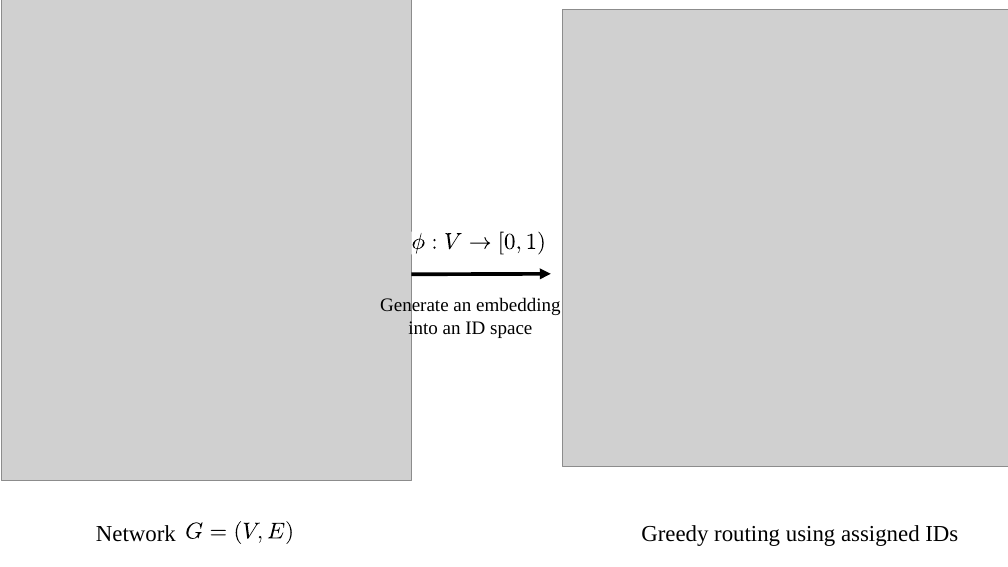
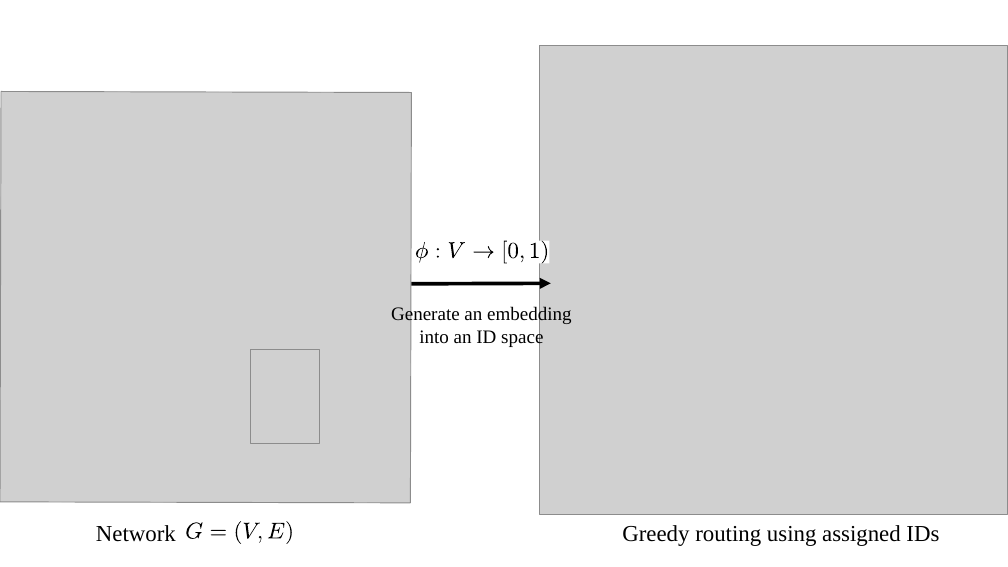
Before and after one commit to akiratk0355/navigable-network-analysis, a slide deck: slide 1 of fig/greedy_embedding_overview.odp. Drawn at 1008x567 pixels with LibreOffice and Linux fonts; fonts in the diff are those of the drawing; grey boxes stand for pictures. Boxes give left, top, right and bottom in pixels: in the first picture for what was removed or moved away, otherwise in the second. Text is boxed around its words. In the diff, an @@ line names an element or a change of style, - is before the commit and + after.

```diff
--- a/fig/greedy_embedding_overview.odp
+++ b/fig/greedy_embedding_overview.odp
@@ picture: place and size @@
-picture at (563, 10, 1008, 467)
+picture at (540, 46, 1008, 514)
@@ picture at (1, 92, 412, 503): rotation 0 to 180 degrees @@
@@ 10 freeform shapes: place and size @@
-10 freeform shapes at (412, 231, 546, 254)
+10 freeform shapes at (415, 241, 550, 263)
@@ text "Generate an embedding into an ...": place and size @@
-text "Generate an embedding into an ..." at (380, 297, 561, 339)
+text "Generate an embedding into an ..." at (391, 306, 572, 348)
@@ arrow moved from (412, 274) - (551, 273) to (412, 284) - (551, 284) @@
@@ picture added at (251, 350, 320, 444) @@
@@ text "Greedy routing using assigned IDs": place and size @@
-text "Greedy routing using assigned IDs" at (641, 525, 958, 546)
+text "Greedy routing using assigned IDs" at (622, 525, 939, 546)
```
Also in this commit, not shown: 3 other files.
